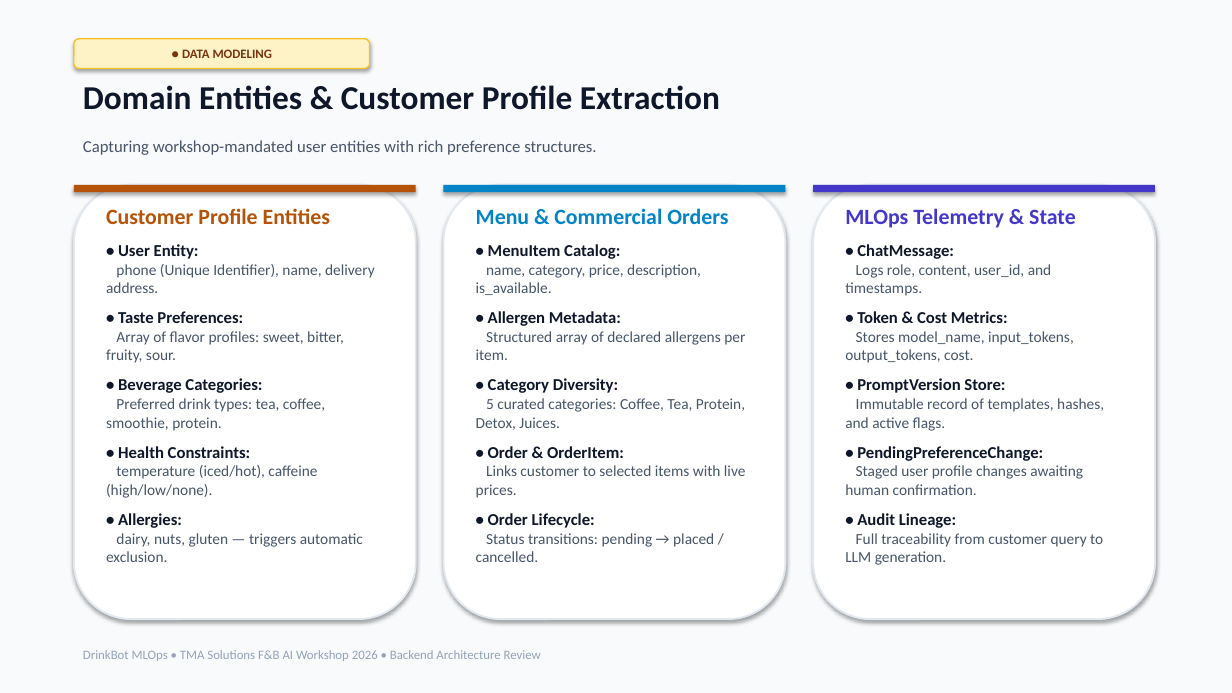
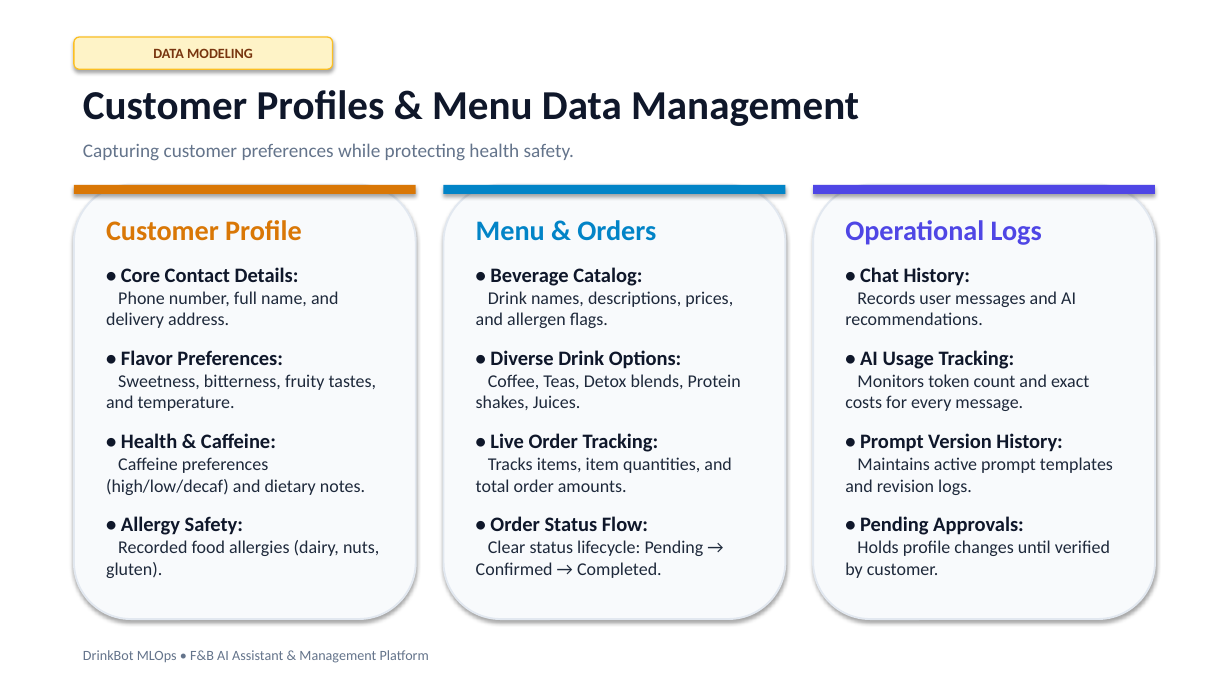
Before and after one commit to meowcosmetic/mlops_coffee, a slide deck: slide 4 of DrinkBot_MLOps_Presentation_EN.pptx. Drawn at 1232x693 pixels with LibreOffice and Linux fonts; fonts in the diff are those of the drawing. Boxes give left, top, right and bottom in pixels: in the first picture for what was removed or moved away, otherwise in the second. Text is boxed around its words. In the diff, an @@ line names an element or a change of style, - is before the commit and + after.

Commit message:
docs(slides): revamp English PPTX with extra-large typography and clean high-level architecture

```diff
--- a/DrinkBot_MLOps_Presentation_EN.pptx
+++ b/DrinkBot_MLOps_Presentation_EN.pptx
@@ rectangle at box(0, 0, 1232, 693): fill #F8FAFC to #FFFFFF @@
@@ rounded rectangle "DATA MODELING": place and size @@
-rounded rectangle "DATA MODELING" at box(74, 39, 370, 68)
+rounded rectangle "DATA MODELING" at box(74, 37, 333, 69)
@@ text in rounded rectangle at box(153, 48, 253, 58): text changed; size 10 to 11 pt @@
-● DATA MODELING
+DATA MODELING
@@ text at box(83, 90, 859, 126): text changed; size 26 to 32 pt @@
-Domain Entities & Customer Profile Extraction
+Customer Profiles & Menu Data Management
@@ text at box(83, 143, 574, 161): text changed; size 13 to 15 pt; text colour #475569 to #64748B @@
-Capturing workshop-mandated user entities with rich preference structures.
+Capturing customer preferences while protecting health safety.
@@ rectangle at box(74, 185, 416, 194): fill #B45309 to #D97706 @@
@@ fill #FFFFFF to #F8FAFC in 3 elements at box(74, 185, 416, 619), box(444, 185, 786, 619), box(813, 185, 1155, 619) @@
@@ rectangle at box(813, 185, 1155, 194): fill #4338CA to #4F46E5 @@
@@ text at box(106, 220, 379, 578): text changed; size 12 to 14 pt; text colour #475569 to #1E293B @@
-Customer Profile Entities
-• User Entity:
-phone (Unique Identifier), name, delivery address.
-• Taste Preferences:
-Array of flavor profiles: sweet, bitter, fruity, sour.
-• Beverage Categories:
-Preferred drink types: tea, coffee, smoothie, protein.
-• Health Constraints:
-temperature (iced/hot), caffeine (high/low/none).
-• Allergies:
-dairy, nuts, gluten — triggers automatic exclusion.
+Customer Profile
+• Core Contact Details:
+Phone number, full name, and delivery address.
+• Flavor Preferences:
+Sweetness, bitterness, fruity tastes, and temperature.
+• Health & Caffeine:
+Caffeine preferences (high/low/decaf) and dietary notes.
+• Allergy Safety:
+Recorded food allergies (dairy, nuts, gluten).
@@ text at box(476, 220, 741, 578): text changed; size 12 to 14 pt; text colour #475569 to #1E293B @@
-Menu & Commercial Orders
-• MenuItem Catalog:
-name, category, price, description, is_available.
-• Allergen Metadata:
-Structured array of declared allergens per item.
-• Category Diversity:
-5 curated categories: Coffee, Tea, Protein, Detox, Juices.
-• Order & OrderItem:
-Links customer to selected items with live prices.
-• Order Lifecycle:
-Status transitions: pending → placed / cancelled.
+Menu & Orders
+• Beverage Catalog:
+Drink names, descriptions, prices, and allergen flags.
+• Diverse Drink Options:
+Coffee, Teas, Detox blends, Protein shakes, Juices.
+• Live Order Tracking:
+Tracks items, item quantities, and total order amounts.
+• Order Status Flow:
+Clear status lifecycle: Pending → Confirmed → Completed.
@@ text at box(845, 220, 1113, 578): text changed; size 12 to 14 pt; text colour #475569 to #1E293B @@
-MLOps Telemetry & State
-• ChatMessage:
-Logs role, content, user_id, and timestamps.
-• Token & Cost Metrics:
-Stores model_name, input_tokens, output_tokens, cost.
-• PromptVersion Store:
-Immutable record of templates, hashes, and active flags.
-• PendingPreferenceChange:
-Staged user profile changes awaiting human confirmation.
-• Audit Lineage:
-Full traceability from customer query to LLM generation.
+Operational Logs
+• Chat History:
+Records user messages and AI recommendations.
+• AI Usage Tracking:
+Monitors token count and exact costs for every message.
+• Prompt Version History:
+Maintains active prompt templates and revision logs.
+• Pending Approvals:
+Holds profile changes until verified by customer.
@@ text at box(83, 650, 429, 663): text changed; size 10 to 11 pt; text colour #94A3B8 to #64748B @@
-DrinkBot MLOps • TMA Solutions F&B AI Workshop 2026 • Backend Architecture Review
+DrinkBot MLOps • F&B AI Assistant & Management Platform
```
Also in this commit, not shown: 6 other slides changed, 3 slides added, 3 slides removed, 2 other files.
